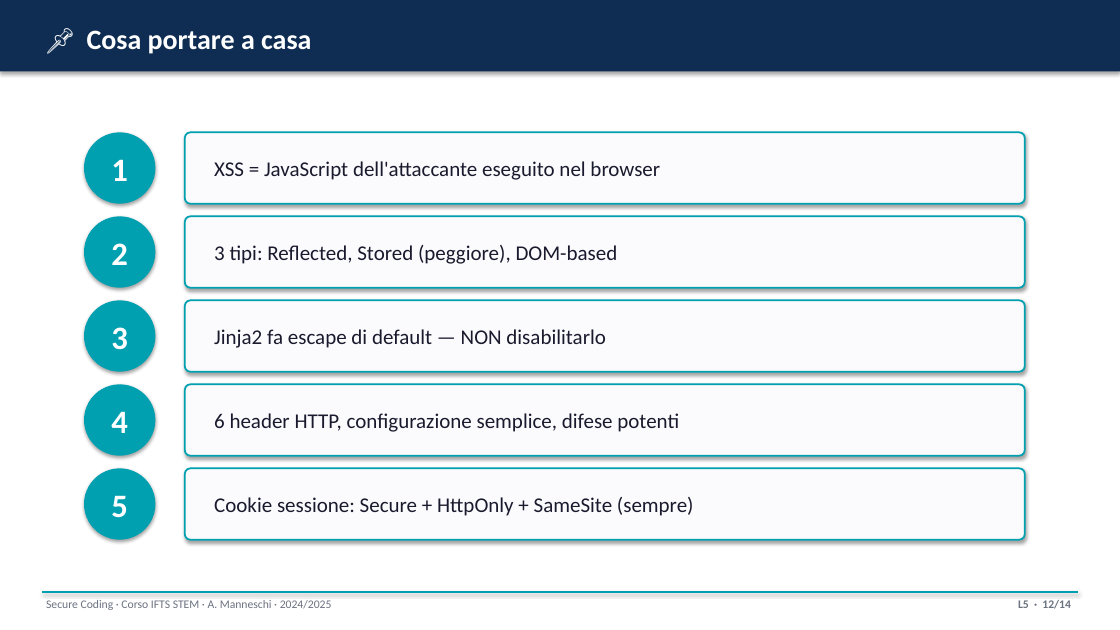
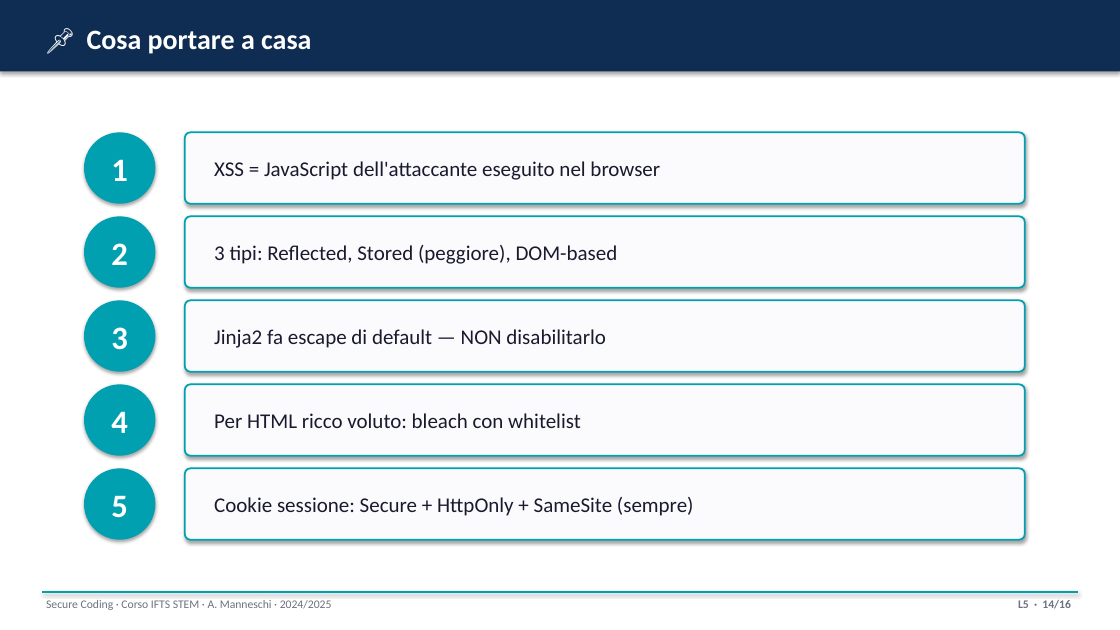
Before and after one commit to ss4i/corso-stem-ifts-secure-coding, a slide deck: slide 14 of docx/slide/L5_xss_header.pptx (slide 12 before the commit). Drawn at 1120x630 pixels with LibreOffice and Linux fonts; fonts in the diff are those of the drawing. Boxes give left, top, right and bottom in pixels: in the first picture for what was removed or moved away, otherwise in the second. Text is boxed around its words. In the diff, an @@ line names an element or a change of style, - is before the commit and + after.

```diff
--- a/docx/slide/L5_xss_header.pptx
+++ b/docx/slide/L5_xss_header.pptx
@@ text at [214, 413, 581, 428]: text changed @@
-6 header HTTP, configurazione semplice, difese potenti
+Per HTML ricco voluto: bleach con whitelist
@@ text at [1018, 600, 1071, 609]: text changed @@
-L5 · 12/14
+L5 · 14/16
```
Also in this commit, not shown: 12 other slides changed, 2 slides added, 16 other files.
